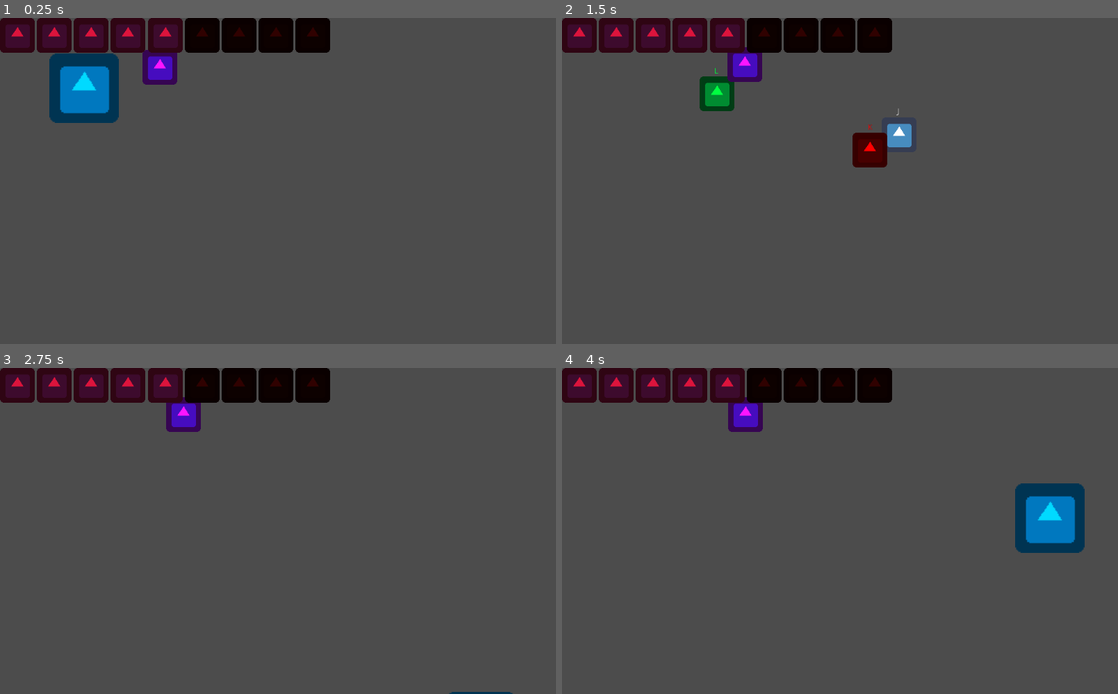
Above: before the commit, frames 1-4 (two rows, left to right).
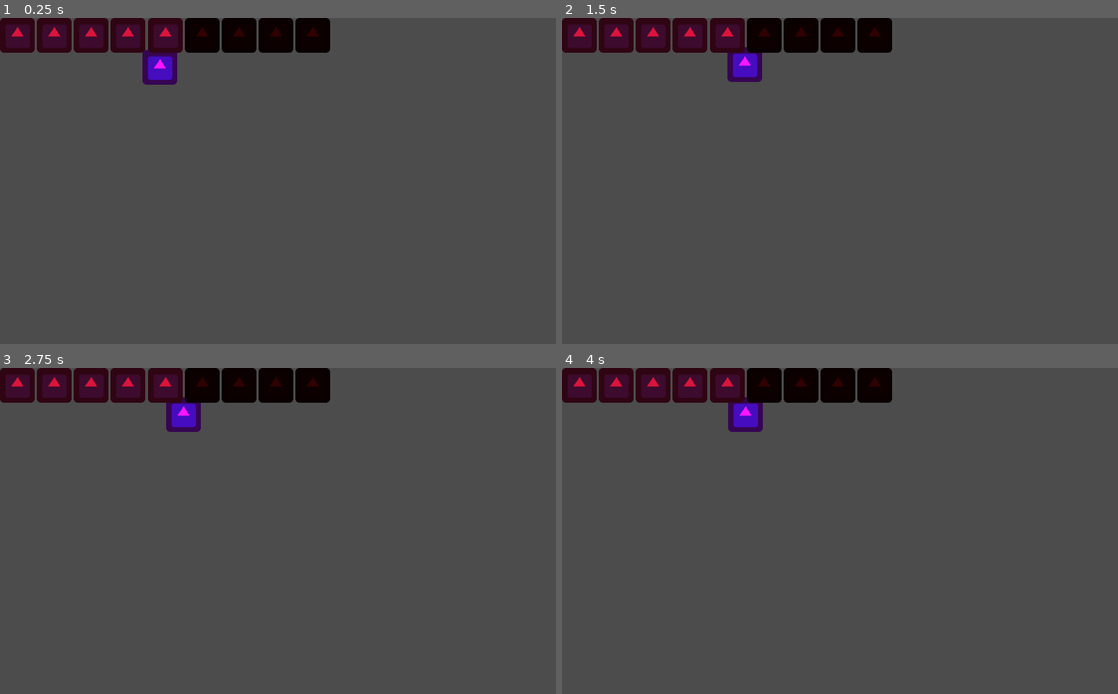
Above: after the commit, the same moments.

Repository: Phischermen/GMTK-JAM-2021
Game: Godot game, scene res://CerbusTest.tscn
Two runs of this game, one before a commit and one after it. Both use one fixed random seed, a clock stepped at 60 frames per second and the inputs below. The engine's default icon, where the game draws it, is replaced by a stand-in: a white triangle on a blue panel in a dark square.
Inputs:
- Up to frame 1 (0.25 s): no input
- Up to frame 2 (1.5 s): tap Enter at 0.5 s; hold D (move_right) 0.53-1.28 s; hold Space (join_together_or_break_apart) 0.53-1.28 s; hold S (move_down) from 1.28 s (still down); tap Space (join_together_or_break_apart) at 1.35 s
- Up to frame 3 (2.75 s): release S (move_down) at 2.03 s; hold D (move_right) from 2.03 s (still down); hold Space (join_together_or_break_apart) from 2.03 s (still down)
- Up to frame 4 (4 s): release D (move_right) at 2.78 s; release Space (join_together_or_break_apart) at 2.78 s; hold W (move_up) 2.78-3.53 s; tap Space (join_together_or_break_apart) at 2.85 s; hold A (move_left) from 3.53 s (still down); hold Space (join_together_or_break_apart) from 3.53 s (still down)

The runs differ from the first frame. In frame 1, 2.6% of the frame differs, in the area x 8-22%, y 10-33%; in frame 2, 1.6%; in frame 3, less than 0.1%; in frame 4, 2.6%.
Error before the commit: Unable to iterate on object of type 'Object'. (res://Actors/cerberus_manager.gd:27)
Error after the commit: Unable to iterate on object of type 'Object'. (res://Actors/cerberus_manager.gd:29)

Commit message:
Making health counter display extra health if need be progress #1

Diff:
--- a/SYNTHA-6/Actors/cerberus_manager.gd
+++ b/SYNTHA-6/Actors/cerberus_manager.gd
@@ -8,6 +8,8 @@
 onready var cerberus = $Cerberus
 
 onready var health_counter = $CanvasLayer/HeartCounter
+var health = 9 #TODO Make health not hardcoded
+var iframes = 0
 
 var cerberus_joined = true
 var cerberus_has_joined_and_player_has_not_released_join_button = false
@@ -30,7 +32,10 @@
 
 
 func _process(delta):
-	# Determine average_position
+	# Iframes
+	iframes = max(0, iframes - 1)
+	visible = iframes % 2
+	# Get conjoin position
 	var target_conjoin_point = Vector2.ZERO
 	var one_cerbus_is_not_close_enough = false
 	if cerberus_joined == false:
@@ -80,5 +85,9 @@
 	cerberus_has_joined_and_player_has_not_released_join_button = true
 
 
-func update_health():
-	health_counter.set_health()
+func update_health(damage, knockback, _iframes):
+	if iframes >= 0:
+		return
+	health = max(0, health - damage)
+	iframes = _iframes
+	health_counter.set_health(health)
--- a/SYNTHA-6/Actors/controllable_actor.gd
+++ b/SYNTHA-6/Actors/controllable_actor.gd
@@ -12,7 +12,7 @@
 var move_velocity:Vector2 = Vector2.ZERO
 var attraction_velocity = Vector2.ZERO
 
-signal took_damage
+signal took_damage(damage, knockback, iframes)
 
 # Called when the node enters the scene tree for the first time.
 func _ready():
@@ -51,4 +51,4 @@
 func recieve_damage(damage, knockback, iframes):
 	# TODO handle knock back
 	# TODO Send damage and iframe data through signal.
-	emit_signal("took_damage")
+	emit_signal("took_damage", damage, knockback, iframes)
--- a/SYNTHA-6/HealthCounter.gd
+++ b/SYNTHA-6/HealthCounter.gd
@@ -1,5 +1,7 @@
 extends Control
 
+
+onready var heart = $HBoxContainer/Heart1.duplicate()
 
 # Called when the node enters the scene tree for the first time.
 func _ready():
@@ -10,6 +12,11 @@
 # Called every frame. 'delta' is the elapsed time since the previous frame.
 #func _process(delta):
 #	pass
+
+
+func set_max_health(amount):
+	for child in $HBoxContainer.get_children():
+		child.queue_free()
 
 
 func set_health(amount):
